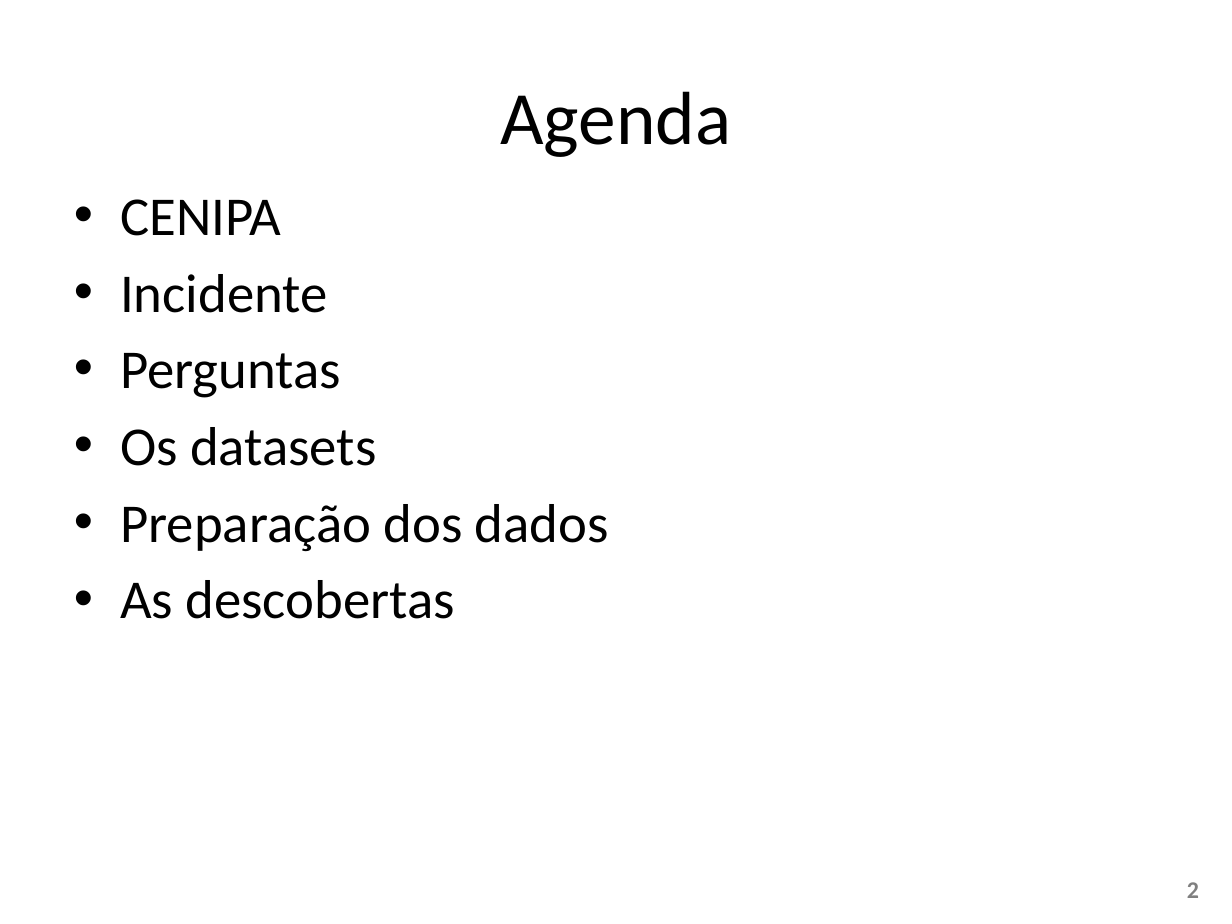
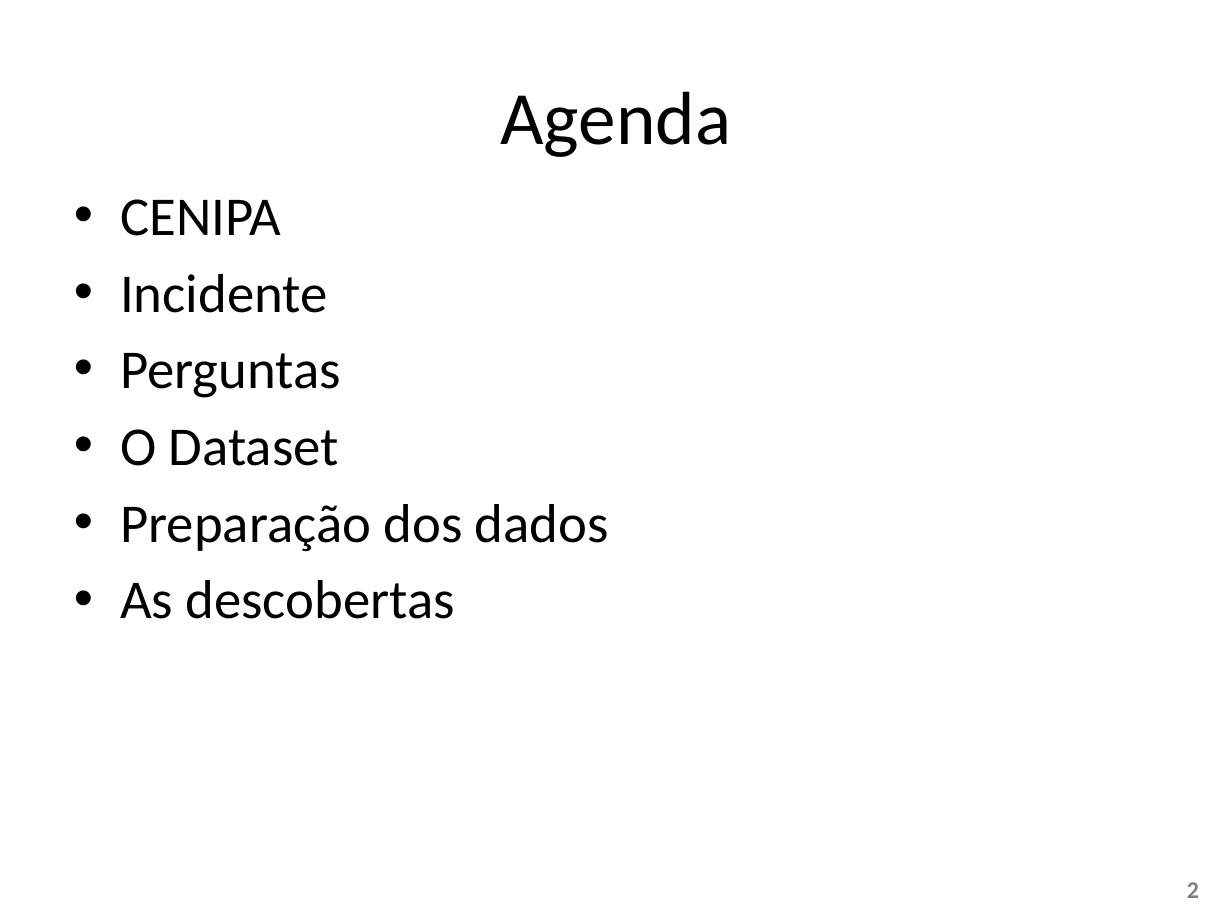
Before and after one commit to W3SS/ciencia-dados, a slide deck: slide 2 of apresentacao ciencia dados.pptx. Drawn at 1232x924 pixels with LibreOffice and Linux fonts; fonts in the diff are those of the drawing. Boxes give left, top, right and bottom in pixels: in the first picture for what was removed or moved away, otherwise in the second. Text is boxed around its words. In the diff, an @@ line names an element or a change of style, - is before the commit and + after.

```diff
--- a/apresentacao ciencia dados.pptx
+++ b/apresentacao ciencia dados.pptx
@@ text at (120, 429, 339, 466): text changed @@
-• Os datasets
+• O Dataset
```
Also in this commit, not shown: 5 other slides changed.
